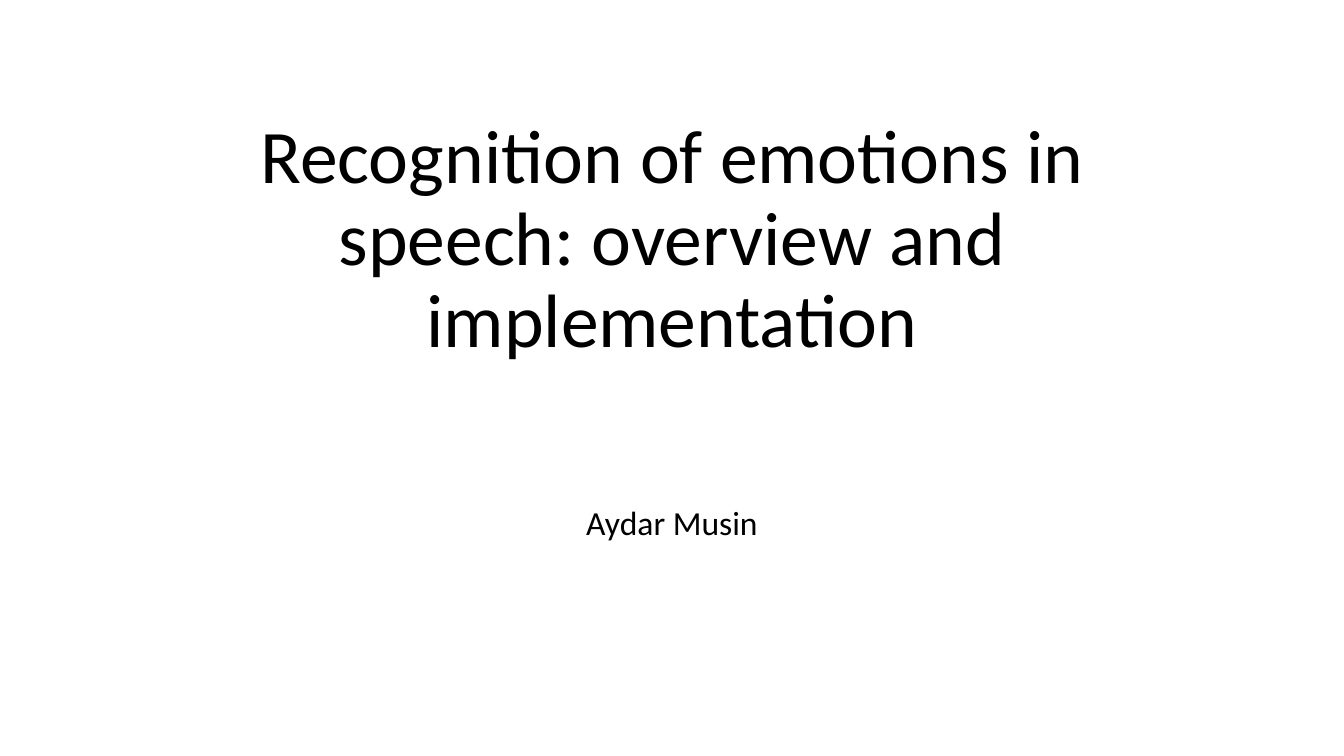
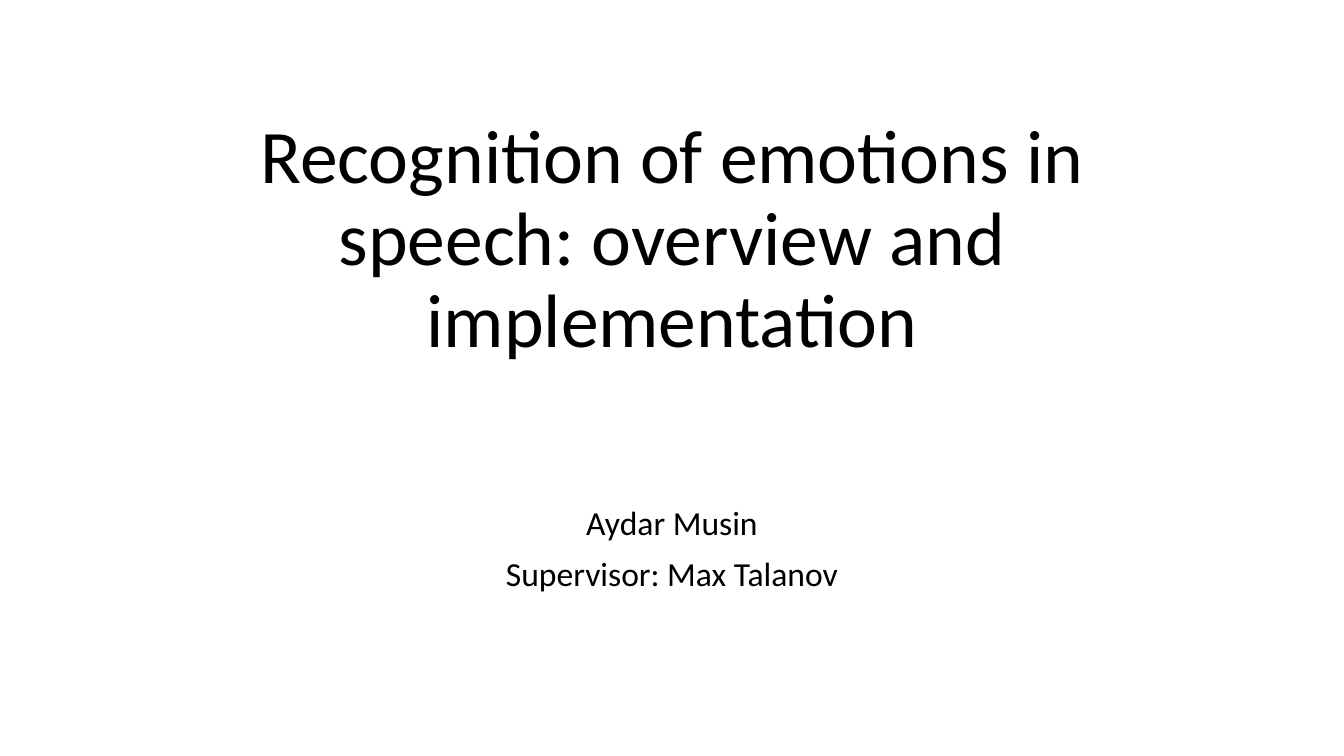
Before and after one commit to aydar-musin/Thesis, a slide deck: slide 1 of Thesis.pptx. Drawn at 1344x756 pixels with LibreOffice and Linux fonts; fonts in the diff are those of the drawing. Boxes give left, top, right and bottom in pixels: in the first picture for what was removed or moved away, otherwise in the second. Text is boxed around its words. In the diff, an @@ line names an element or a change of style, - is before the commit and + after.

```diff
--- a/Thesis.pptx
+++ b/Thesis.pptx
@@ subtitle at (506,562,838,592): paragraph added @@
+Supervisor: Max Talanov
```
Also in this commit, not shown: 13 other slides changed, 14 slides added, 3 slides removed, 30 other files.
